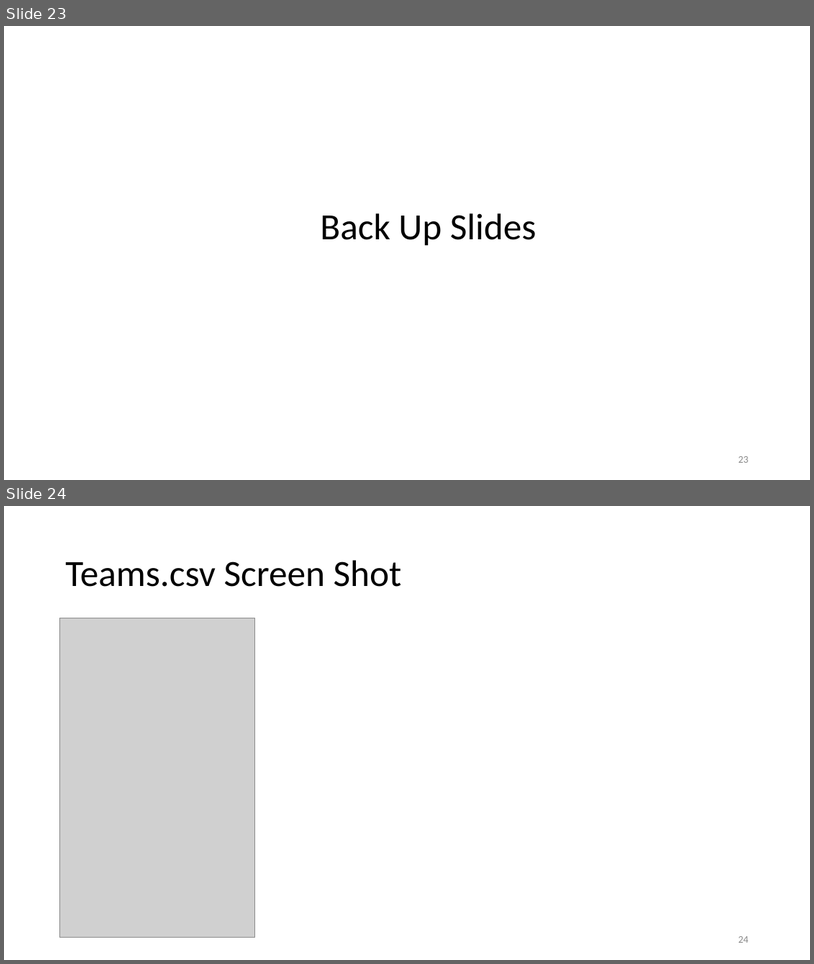
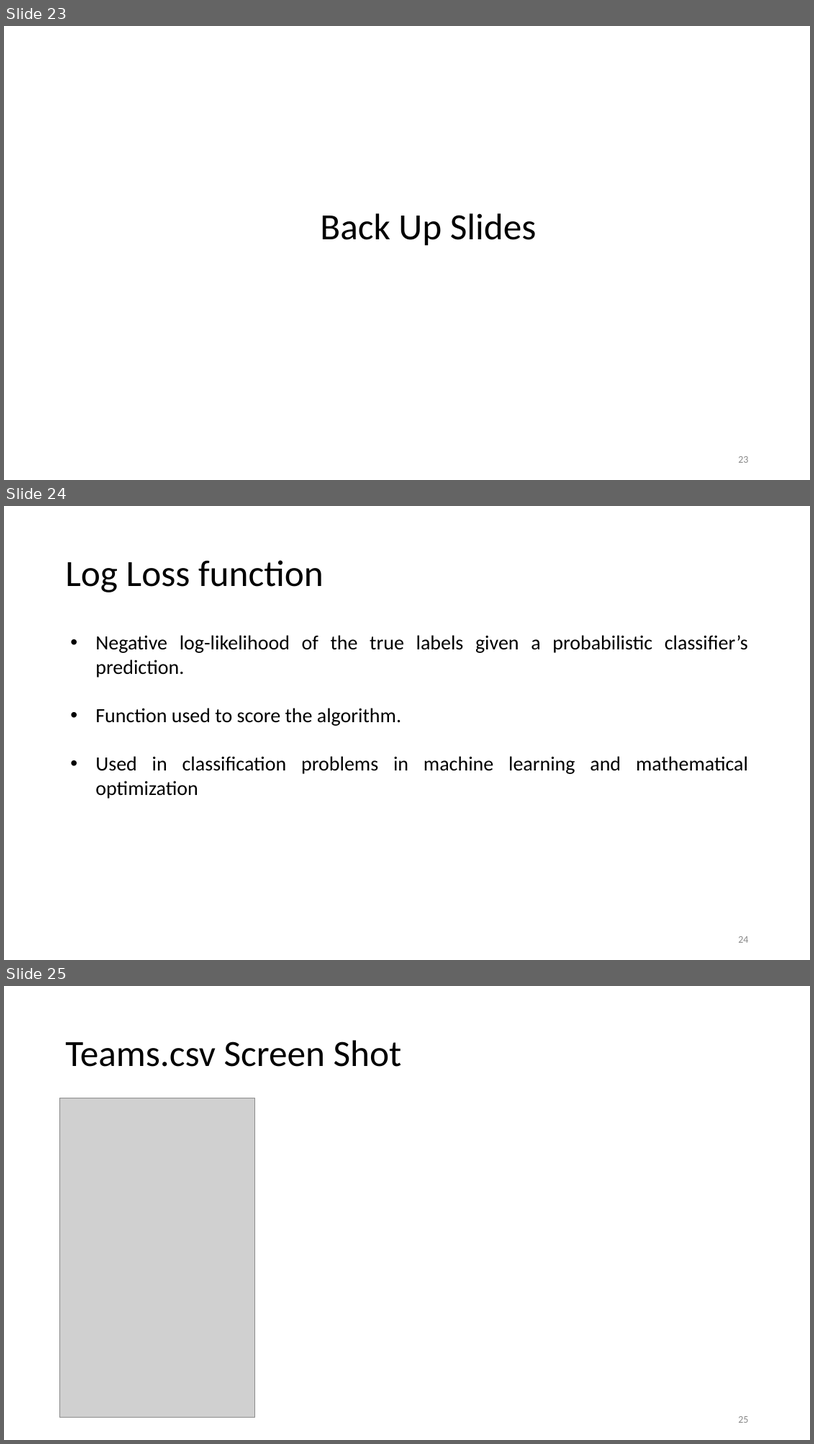
Before and after one commit to healykys/MarchMadnessProject, a slide deck: AIGroupPresentation.pptx. Shown one above the other, each under a label of ours: slides 23 and 24 before the commit, slides 23, 24 and 25 after it. The pictures are 814x964 and 814x1444 pixels, drawn with LibreOffice and Linux fonts; fonts in the diff are those of the drawing; grey boxes stand for pictures. Boxes give left, top, right and bottom in pixels: in the first picture for what was removed or moved away, otherwise in the second. Text is boxed around its words. In the diff, an @@ line names an element or a change of style, - is before the commit and + after.

```diff
--- a/AIGroupPresentation.pptx
+++ b/AIGroupPresentation.pptx
@@ slide 24 added at (4, 506, 810, 960), background #FFFFFF @@
@@ title added at (65, 560, 324, 592), 44 pt, text #000000 @@
+Log Loss function
@@ text added at (95, 635, 748, 798), 24 pt, text #000000 @@
+• Negative log-likelihood of the true labels given a probabilistic classifier’s prediction.
+• Function used to score the algorithm.
+• Used in classification problems in machine learning and mathematical optimization
@@ page number added at (738, 936, 748, 942), 12 pt, text #888888 @@
+24
@@ what was slide 24 is now slide 25 @@
@@ page number at (738, 1416, 748, 1422): text changed @@
-24
+25
```
Also in this commit, not shown: 11 slides changed.
